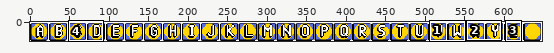
Two states of a pixel-art file, art/characters.aseprite. The picture above shows the old version from afar; the outline marks the close-up.
Close-up. Before the commit:
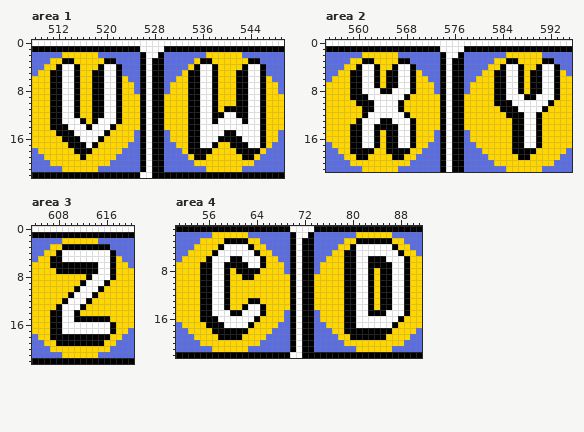
648x24 pixels, 1 frame. Shown: area 1: x 508..549, y 0..22; area 2: x 555..595, y 0..21; area 3: x 604..620, y 0..22; area 4: x 51..91, y 1..22. The commit also changed other parts of the picture, which this record leaves out.
New version:
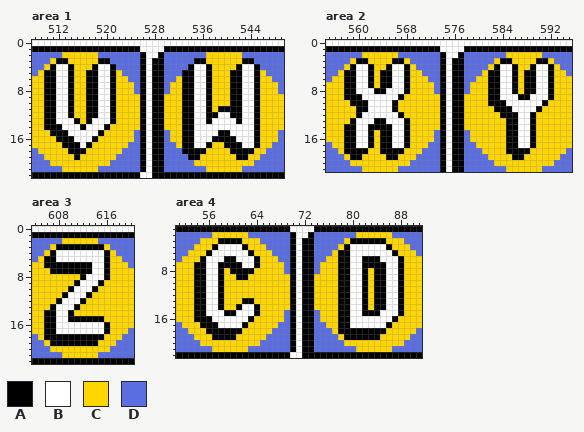
Palette (. is transparent): A #000000  B #ffffff  C #ffd600  D #5b6ee1
What changed:
Changed rows in their new state; - is an unchanged pixel.
Area 1, layers "Character Cores", "Character Borders":
first column x 510:
 3 --A-C----A-D-------------A-C-----A-D-
 4 -AB-AC--AB-AD-----------AB-AC---AB-AD
 5 A-B-AC-A-B-AC----------A-B-AC--A-B-AC
 6 A-B-AC-A-B-AC----------A-B-AC--A-B-AC
 7 A-B-AC-A-B-AC----------A-B-AC--A-B-AC
 8 A-B-AC-A-B-AC----------A-B-AC--A-B-AC
 9 A-B-AC-A-B-AC----------A-B-AC--A-B-AC
10 A-B-AC-A-B-AC----------A-B-AC--A-B-AC
11 A-B-AC-A-B-AC----------A-B-ACA---B-AC
12 A-B-AC-A-B-AC----------A-B-A-B-A-B-AC
13 A-B--ACAB--AC----------A-B-AB---AB-AC
14 A--B--AB--AC-----------A-B---------AC
15 -A--B----AC------------A-B---A-B---AC
16 --A--B--AC-------------A-B--A---B--AC
17 ---A--BAC--------------A-B-AC-A--B-AC
18 ----A--C---------------A---C---A---C-
19 -----AC-----------------A-C-----A-C--
Area 2, layers "Character Cores", "Character Borders":
first column x 558:
 3 --A-C---A-C---------------A-C---A-C-
 4 -AB-AC-AB-AC-------------AB-AC-AB-AC
 5 A-B-ACA-B-AC------------A-B-ACA-B-AC
 6 A-B-ACA-B-AC------------A-B-ACA-B-AC
 7 A-B-ACA-B-AC------------A-B-ACA-B-AC
 8 A-B--A-B--AC------------A-B-ACA-B-AC
 9 A--B-----AC-------------A-B--A-B--AC
10 -A--B---AC--------------A--B-----AC-
11 --A-B---AC---------------A--B---AC--
12 --AB-----AC---------------A--B-AC---
13 -AB--A-B--AC---------------A-B-AC---
14 A-B-A---B-AC---------------A-B-AC---
15 A-B-ACA-B-AC---------------A-B-AC---
16 A-B-ACA-B-AC---------------A-B-AC---
17 A-B-ACA-B-AC---------------A-B-AC---
18 A---C-A---C----------------A---C----
19 -A-C---A-C------------------A-C-----
Area 3, layers "Character Cores", "Character Borders":
first column x 606:
 3 --A-------C-
 4 -AB-------AC
 5 A-B-------AC
 6 A-------B-AC
 7 -A------B-AC
 8 ------AB--AC
 9 -----AB--AC-
10 ----AB--AC--
11 ---AB--AC---
12 --AB--AC----
13 -AB--AC-----
14 A-B-AC------
15 A-B-A-----C-
16 A-B-------AC
17 A-B-------AC
18 A---------C-
19 -A-------C--
Area 4, layers "Character Cores", "Character Borders":
first column x 54:
 3 ----A---C-----------------A-----C---
 4 ---AB---AC---------------AB-----AC--
 5 --AB-----AC-------------A-B------AC-
 6 -AB--A-B--AC------------A-B-A--B--AC
 7 A-B-A---B-AC------------A-B-A---B-AC
 8 A-B-ACA---C-------------A-B-ACA-B-AC
 9 A-B-AC-A-C--------------A-B-ACA-B-AC
10 A-B-AC------------------A-B-ACA-B-AC
11 A-B-AC------------------A-B-ACA-B-AC
12 A-B-AC------------------A-B-ACA-B-AC
13 A-B-AC--A-C-------------A-B-ACA-B-AC
14 A-B-AC-AB-AC------------A-B-ACA-B-AC
15 A-B--A-B--AC------------A-B-A--B--AC
16 A--B-----AC-------------A-B------AC-
17 -A--B---AC--------------A-B-----AC--
18 --A-----C---------------A-------C---
19 ---A---C-----------------A-----C----
